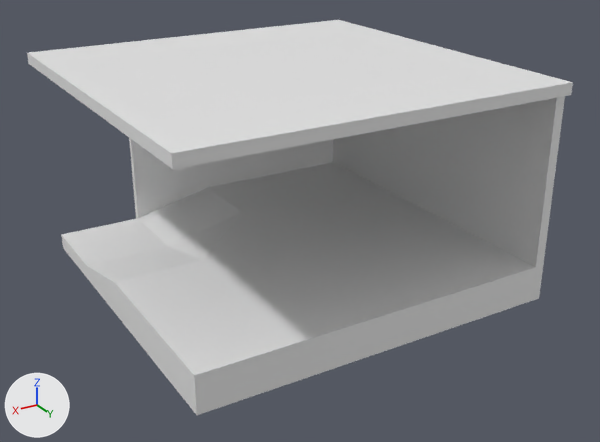
An edit to the Blender file models/blender/POD.blend, drawn before and after from the same camera.
One viewpoint serves both versions: a camera (50 mm lens) standing at (12.99, 22.88, 12.96) and looking at (-0.23, 0.84, 1.94). Lighting does not change. The marker at lower left points along +X, +Y and +Z. The picture after the commit comes second.
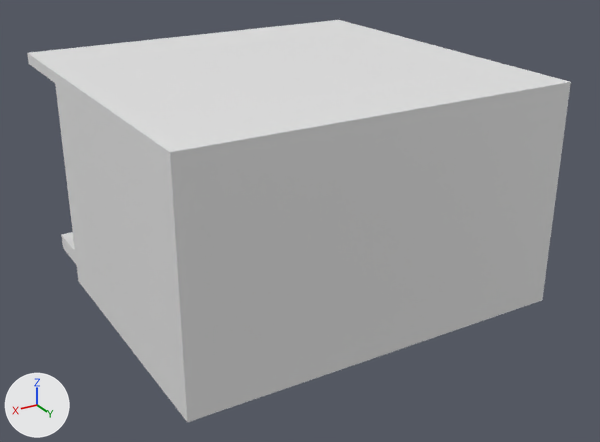
The edits, one by one:
me_cube_011 is used by ob_cube_001; location (0.0, 0.0, 6.84); scale (3.18, 3.13, 0.0943).
me_cube_011 had 8 vertices, 6 faces and spanned x -2.0..2.0, y -2.0..2.0, z -2.0..2.0.
me_cube_011 now has 22 vertices, 19 faces and spans x -2.0..2.0, y -2.0..2.06, z -75.71..2.0.
Part 1, on me_cube_011:
2 faces are deleted.
14 vertices are added at x -2.0..2.0, y -0.95..2.06, z -75.71..2.0.
15 new faces join them.
Object 'Cube.001' (ob_cube_001) moves from (0.0, 0.0, 6.84) to (0.0, -0.12, 6.84).
Object 'Cube.001' (ob_cube_001) is rescaled from (3.18, 3.13, 0.0943) to (3.18, 3.06, 0.0943).

Pixel boxes [x1, y1, x2, y2] of what changed, in the pictures (600 x 442 px):
'Cube.001', reshaped, moved, rescaled (169% taller)
    before: [27, 20, 573, 169]
    after: [27, 20, 571, 422]
part 1 of me_cube_011, built on
    before: [171, 82, 573, 169]
    after: [55, 81, 571, 422]
'Cube', unchanged, covered by the edit
    before: [61, 96, 565, 415]
    after: [61, 232, 77, 265]
